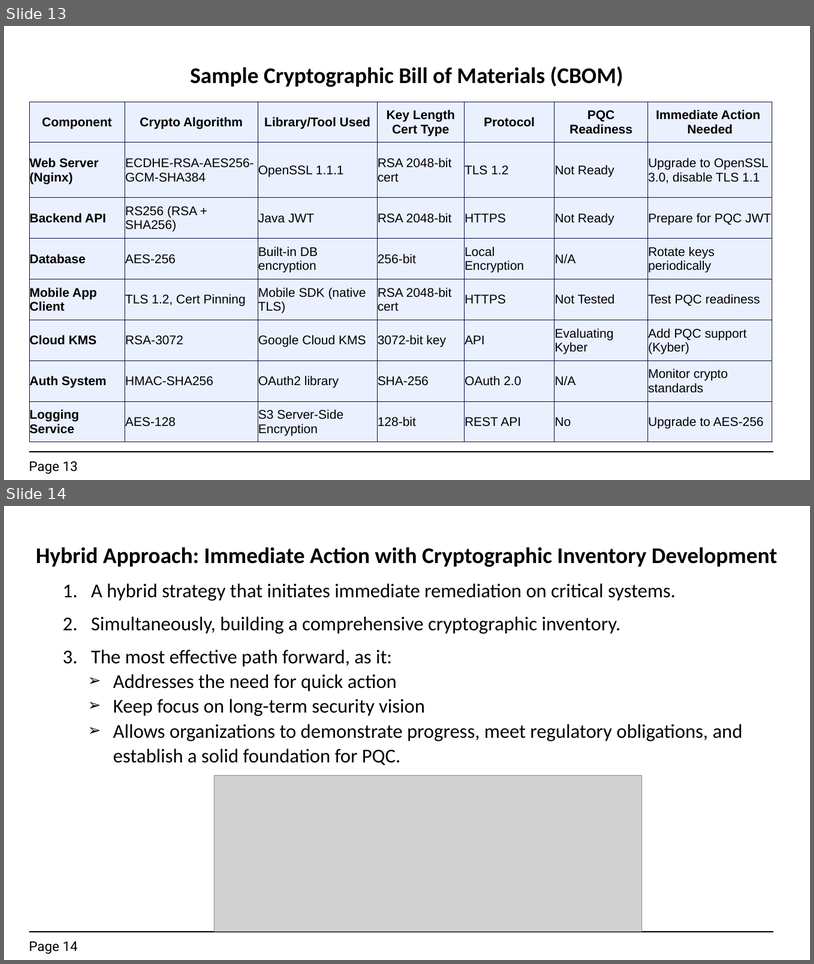
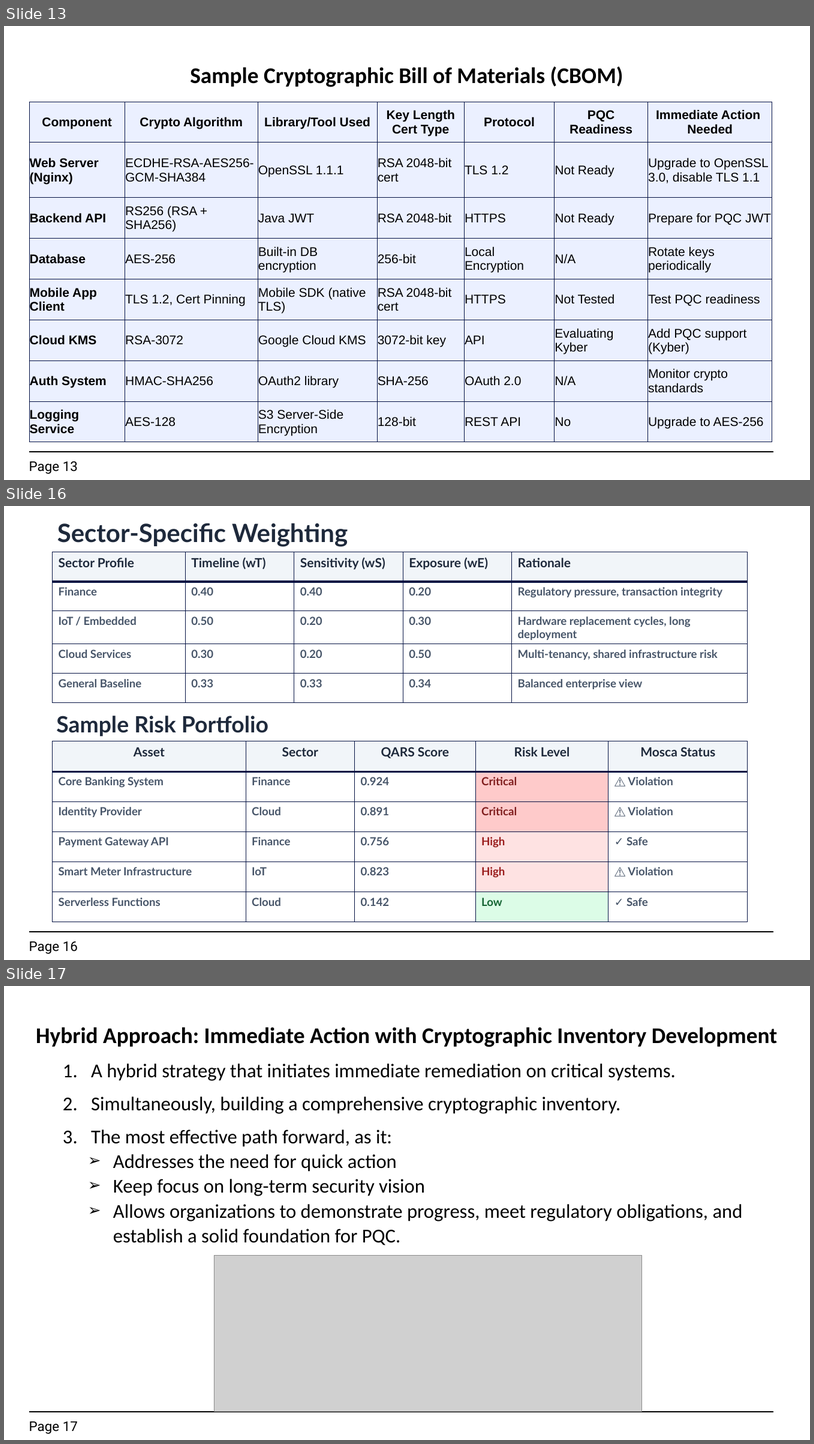
Before and after one commit to 7elmie/EGQCC, a slide deck: Presentations/5.Quantum Risk Assesment.pptx. Shown one above the other, each under a label of ours: slides 13 and 14 before the commit, slides 13, 16 and 17 after it; the slides between them are not shown. The pictures are 814x964 and 814x1444 pixels, drawn with LibreOffice and Linux fonts; fonts in the diff are those of the drawing; grey boxes stand for pictures. Boxes give left, top, right and bottom in pixels: in the first picture for what was removed or moved away, otherwise in the second. Text is boxed around its words. In the diff, an @@ line names an element or a change of style, - is before the commit and + after.

Commit message:
Update Quantum Risk Assessment presentation and remove QARS file

```diff
--- a/Presentations/5.Quantum Risk Assesment.pptx
+++ b/Presentations/5.Quantum Risk Assesment.pptx
@@ slide 16 added at (4, 506, 810, 960), background #FFFFFF; not listed: 2 template elements that a slide beside it also shows @@
@@ text added at (57, 523, 348, 547), 36 pt, text #1E293B, bold @@
+Sector-Specific Weighting
@@ table added at (53, 552, 748, 703), 5 rows, 5 columns @@
+Sector Profile | Timeline (wT) | Sensitivity (wS) | Exposure (wE) | Rationale
+Finance | 0.40 | 0.40 | 0.20 | Regulatory pressure, transaction integrity
+IoT / Embedded | 0.50 | 0.20 | 0.30 | Hardware replacement cycles, long deployment
+Cloud Services | 0.30 | 0.20 | 0.50 | Multi-tenancy, shared infrastructure risk
+General Baseline | 0.33 | 0.33 | 0.34 | Balanced enterprise view
@@ text added at (56, 715, 269, 736), 32 pt, text #1E293B, bold @@
+Sample Risk Portfolio
@@ table added at (53, 741, 748, 922), 6 rows, 5 columns @@
+Asset | Sector | QARS Score | Risk Level | Mosca Status
+Core Banking System | Finance | 0.924 | Critical | ⚠️ Violation
+Identity Provider | Cloud | 0.891 | Critical | ⚠️ Violation
+Payment Gateway API | Finance | 0.756 | High | ✓ Safe
+Smart Meter Infrastructure | IoT | 0.823 | High | ⚠️ Violation
+Serverless Functions | Cloud | 0.142 | Low | ✓ Safe
@@ what was slide 14 is now slide 17 @@
@@ page number at (29, 1421, 78, 1434): text changed @@
-Page 14
+Page 17
```
Also in this commit, not shown: 2 other slides added.
